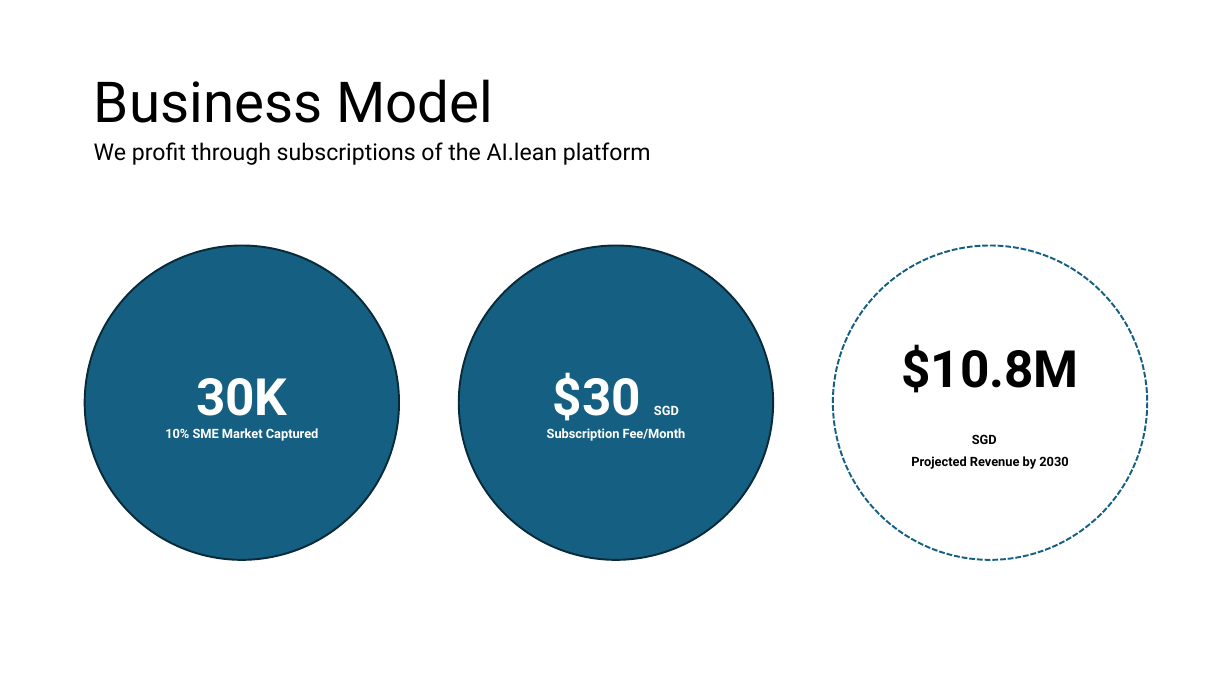
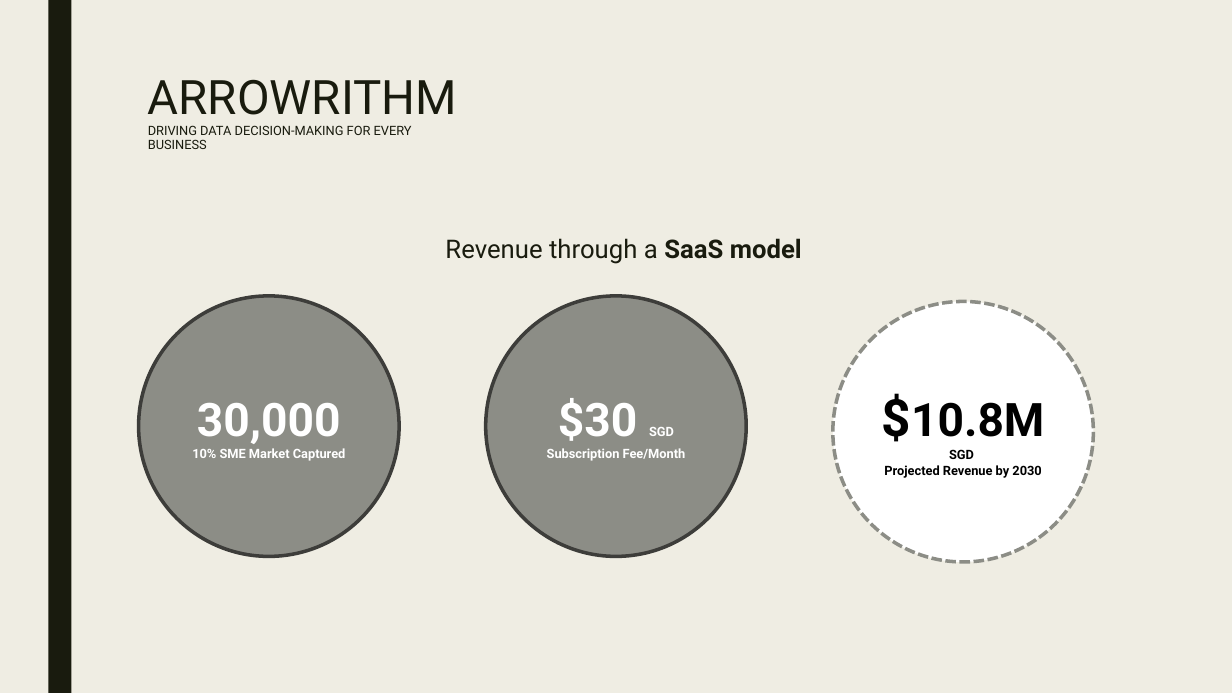
Before and after one commit to ryncii/SprintPOC, a slide deck: slide 6 of PitchDeck.pptx (slide 14 before the commit). Drawn at 1232x693 pixels with LibreOffice and Linux fonts; fonts in the diff are those of the drawing. Boxes give left, top, right and bottom in pixels: in the first picture for what was removed or moved away, otherwise in the second. Text is boxed around its words. In the diff, an @@ line names an element or a change of style, - is before the commit and + after.

```diff
--- a/PitchDeck.pptx
+++ b/PitchDeck.pptx
@@ background #FFFFFF to #EFEDE3 @@
@@ rectangle added at (48, 0, 71, 693), fill #191B0E @@
@@ title removed at (94, 79, 493, 123) @@
-Business Model
@@ text added at (148, 79, 457, 149), 10 pt, text #191B0E @@
+ARROWRITHM
+DRIVING DATA DECISION-MAKING FOR EVERY BUSINESS
@@ text removed at (94, 142, 651, 165) @@
-We profit through subscriptions of the AI.lean platform
@@ text added at (445, 238, 802, 264), 20 pt, text #191B0E @@
+Revenue through a SaaS model
@@ ellipse "30,000" at (139, 296, 399, 556): fill #156082 to #8C8D86; outline #092A39 1.5 pt to #3D3E3B 2.75 pt @@
@@ ellipse "30,000": place and size @@
-ellipse "30,000" at (85, 246, 399, 560)
+ellipse "30,000" at (139, 296, 399, 556)
@@ ellipse "$30 SGD": place and size @@
-ellipse "$30 SGD" at (459, 246, 774, 560)
+ellipse "$30 SGD" at (486, 296, 747, 556)
@@ ellipse "$30 SGD" at (486, 296, 747, 556): fill #156082 to #8C8D86; outline #092A39 1.5 pt to #3D3E3B 2.75 pt @@
@@ ellipse "$10.8M SGD": place and size @@
-ellipse "$10.8M SGD" at (833, 246, 1147, 560)
+ellipse "$10.8M SGD" at (833, 301, 1093, 562)
@@ ellipse "$10.8M SGD" at (833, 301, 1093, 562): outline #156082 1.5 pt dashed to #8C8D86 2.75 pt dashed @@
@@ text in ellipse at (197, 403, 341, 444): text changed; size 40 to 36 pt @@
-30K
+30,000
@@ text in ellipse at (558, 398, 674, 441): size 40 to 36 pt in "$30" @@
@@ text in ellipse at (911, 402, 1044, 459): size 40 to 36 pt in "$10.8M" @@
```
Also in this commit, not shown: 31 other slides changed, 12 slides added, 2 slides removed, 5 other files.
